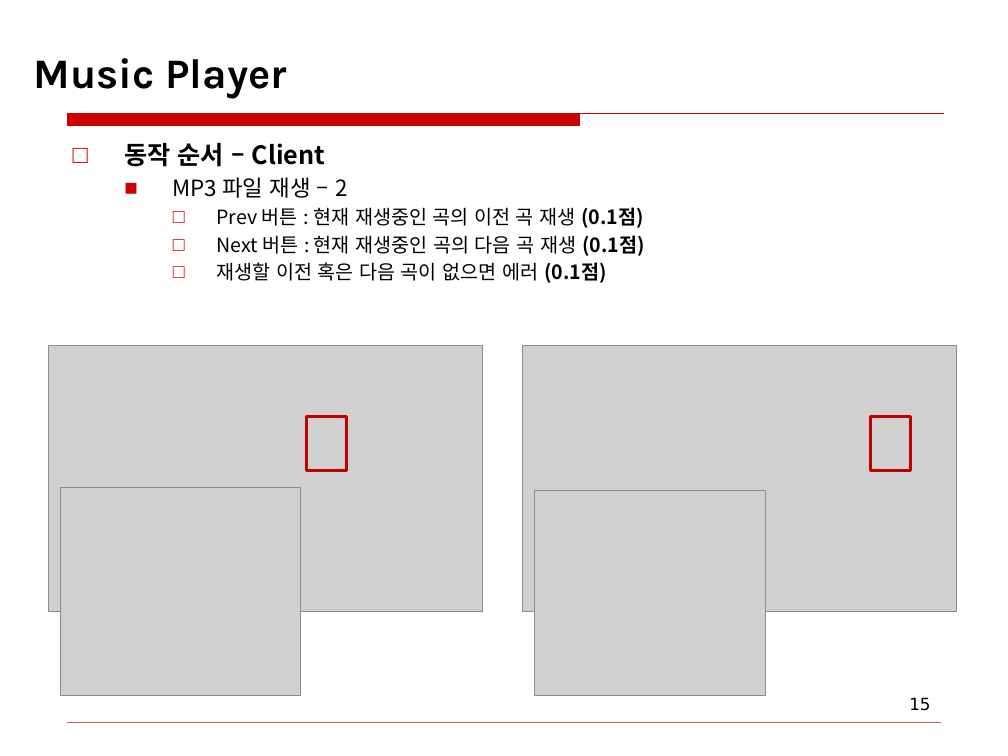
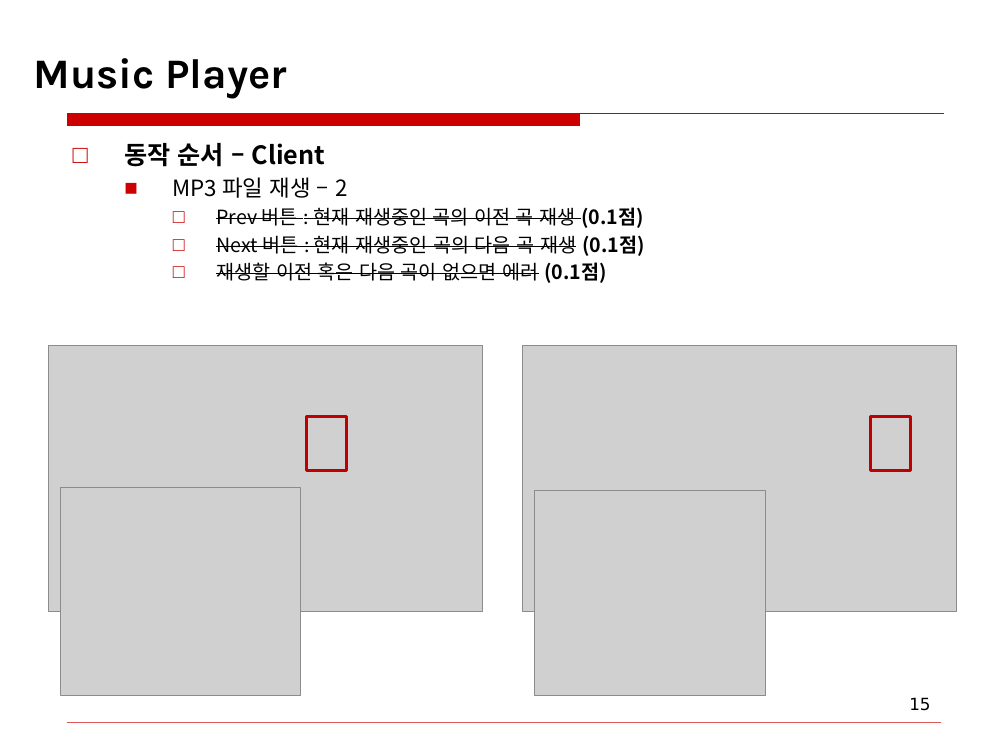
Before and after one commit to milkcat1994/Sosil3_Project2_MusicPlayer, a slide deck: slide 15 of homework2.pptx. Drawn at 1008x756 pixels with LibreOffice and Linux fonts; fonts in the diff are those of the drawing; grey boxes stand for pictures; background and template pictures are left out. Boxes give left, top, right and bottom in pixels: in the first picture for what was removed or moved away, otherwise in the second. Text is boxed around its words. In the diff, an @@ line names an element or a change of style, - is before the commit and + after.

```diff
--- a/homework2.pptx
+++ b/homework2.pptx
@@ text at [216,207,645,283]: strikethrough on in "Prev 버튼 : 현재 재생중인 곡의 이전 ...", "Next 버튼 : 현재 재생중인 곡의 다음 ...", "재생할 이전 혹은 다음 곡이 없으면 에러" @@
```
Also in this commit, not shown: 1 other slide changed, 12 other files.
